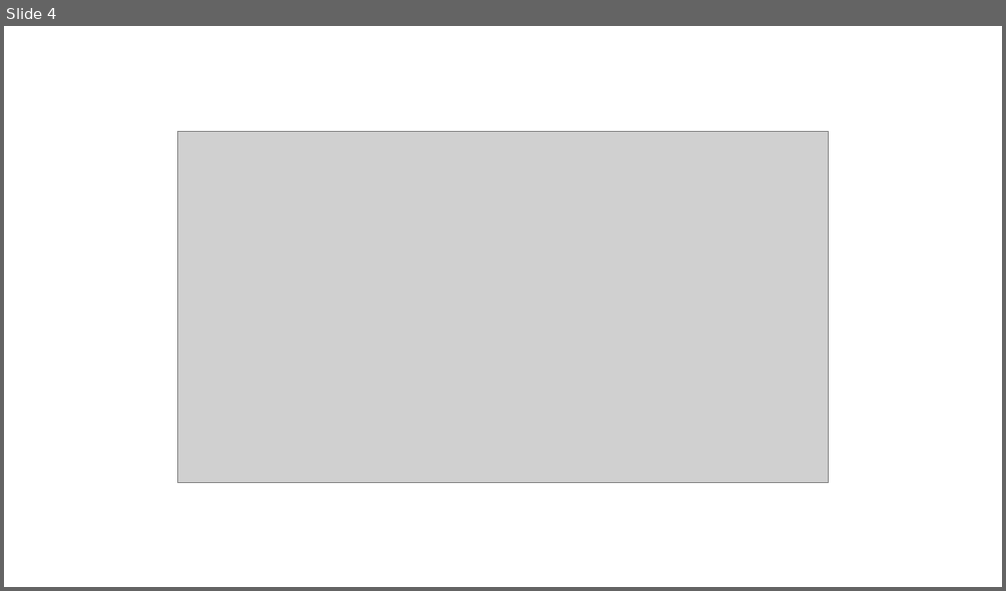
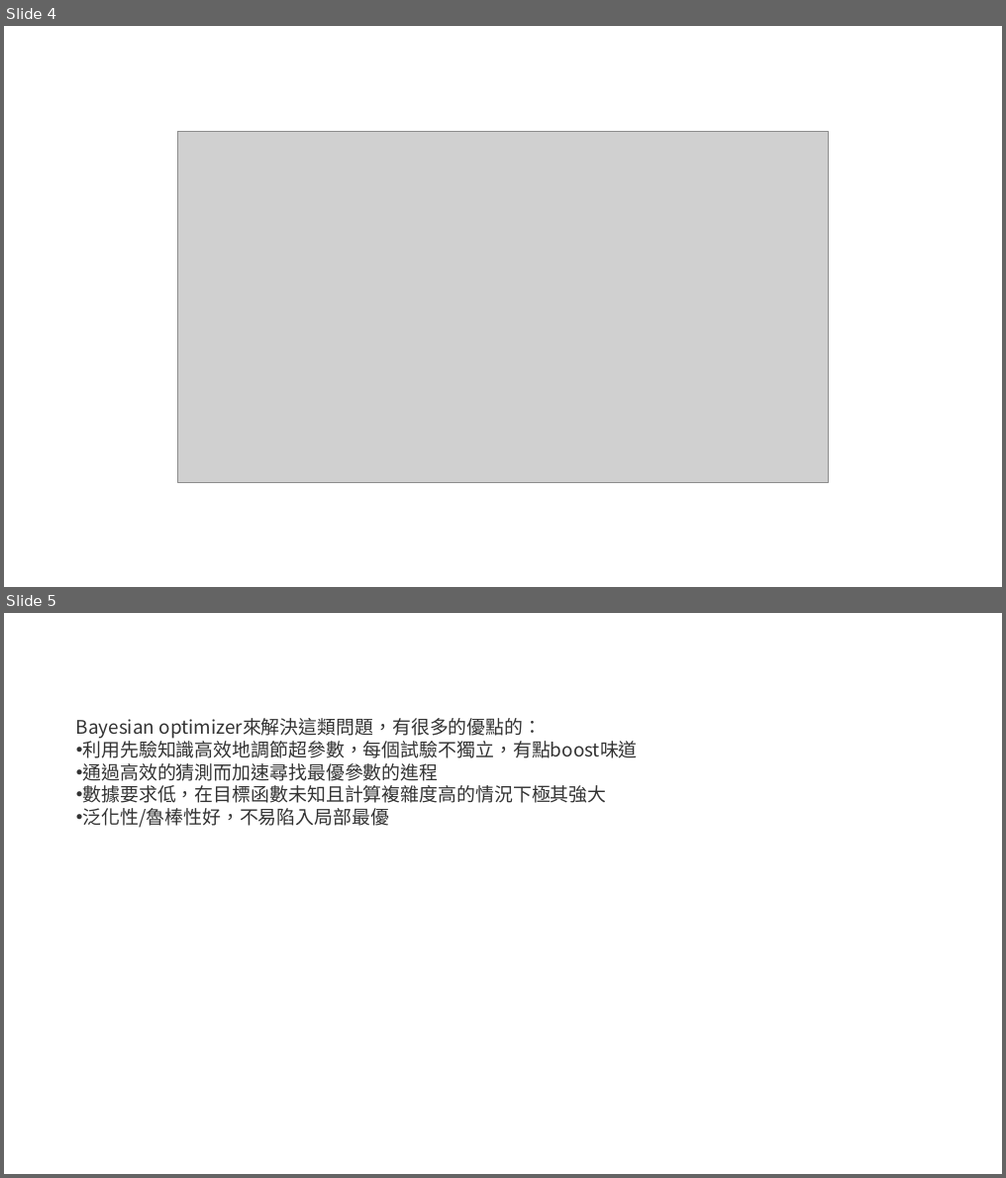
Before and after one commit to andy6804tw/andy6804tw.github.io, a slide deck: _posts/ithome/2021/20.Auto-Sklearn/20.Auto-Sklearn.pptx. Shown one above the other, each under a label of ours: slide 4 before the commit, slides 4 and 5 after it. The pictures are 1006x591 and 1006x1178 pixels, drawn with LibreOffice and Linux fonts; fonts in the diff are those of the drawing; grey boxes stand for pictures. Boxes give left, top, right and bottom in pixels: in the first picture for what was removed or moved away, otherwise in the second. Text is boxed around its words. In the diff, an @@ line names an element or a change of style, - is before the commit and + after.

```diff
--- a/_posts/ithome/2021/20.Auto-Sklearn/20.Auto-Sklearn.pptx
+++ b/_posts/ithome/2021/20.Auto-Sklearn/20.Auto-Sklearn.pptx
@@ slide 5 added at [4, 613, 1002, 1174], background #FFFFFF @@
@@ text added at [76, 718, 637, 828], 18 pt, text #333333 @@
+Bayesian optimizer來解決這類問題，有很多的優點的：
+• 利用先驗知識高效地調節超參數，每個試驗不獨立，有點boost味道
+• 通過高效的猜測而加速尋找最優參數的進程
+• 數據要求低，在目標函數未知且計算複雜度高的情況下極其強大
+• 泛化性/魯棒性好，不易陷入局部最優
```
Also in this commit, not shown: 2 other files.
